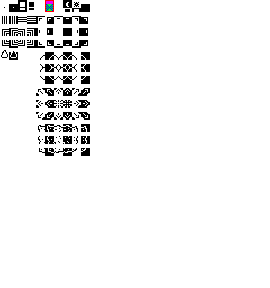
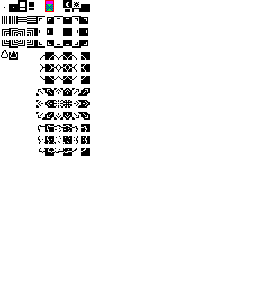
Layers edited between the first and the second (270, 288) image:
painted on "Background" over box(39, 128, 87, 153)
